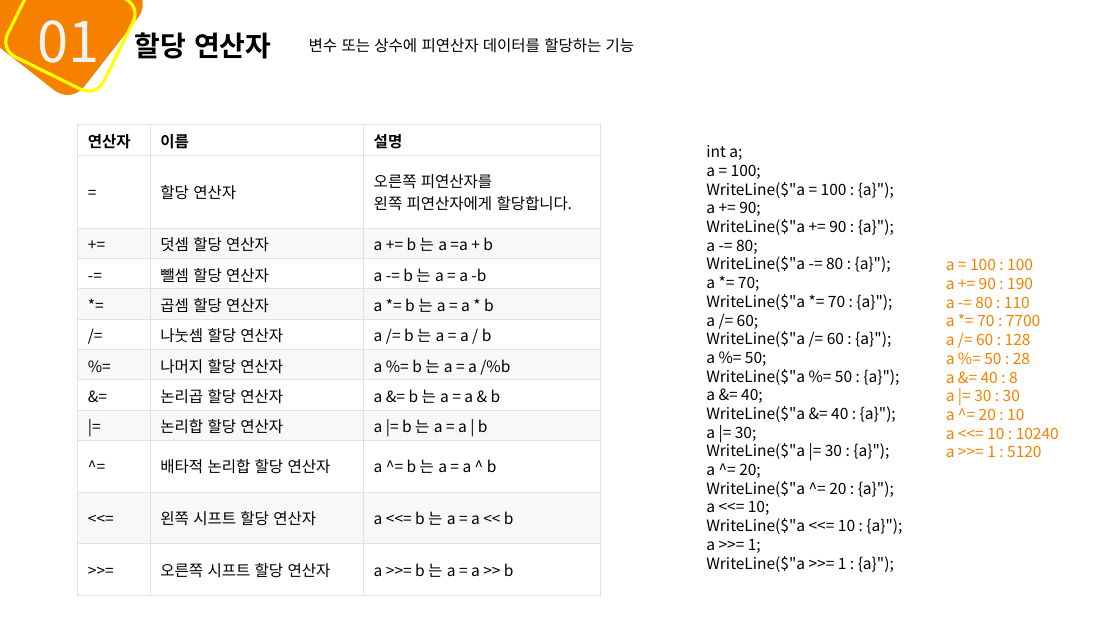
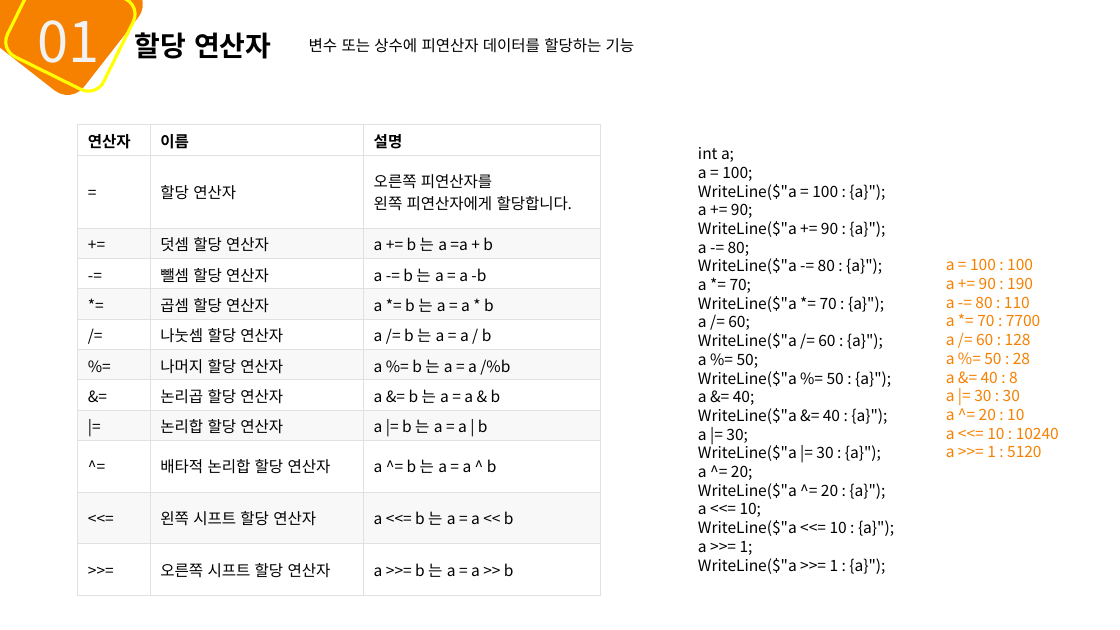
Before and after one commit to mins1119/C-, a slide deck: slide 12 of 2주차.pptx. Drawn at 1120x630 pixels with LibreOffice and Linux fonts; fonts in the diff are those of the drawing. Boxes give left, top, right and bottom in pixels: in the first picture for what was removed or moved away, otherwise in the second. Text is boxed around its words. In the diff, an @@ line names an element or a change of style, - is before the commit and + after.

```diff
--- a/2주차.pptx
+++ b/2주차.pptx
@@ text "int a;": place and size @@
-text "int a;" at box(706, 145, 902, 572)
+text "int a;" at box(698, 147, 894, 574)
```
Also in this commit, not shown: 6 other slides changed.
